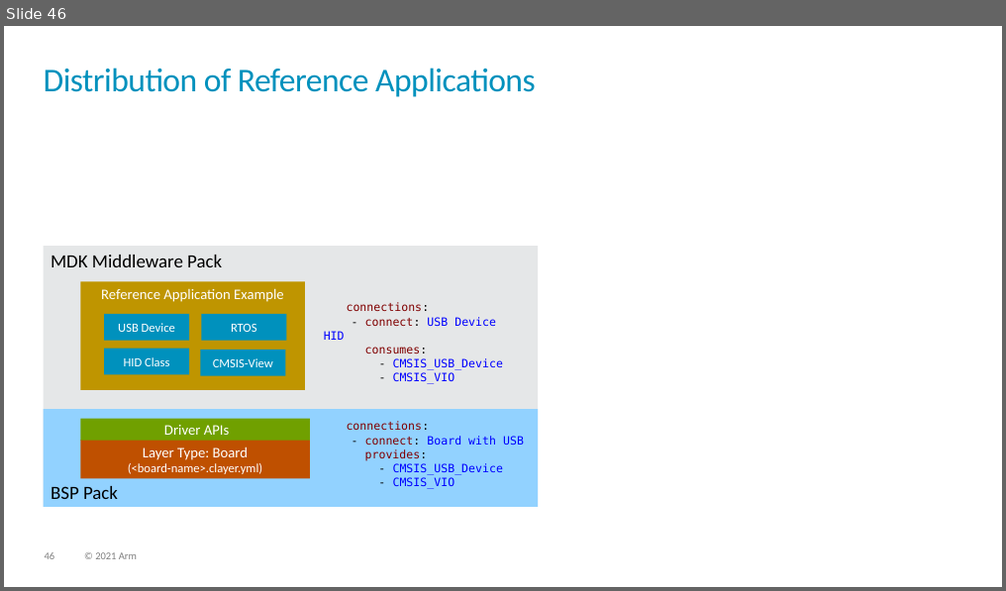
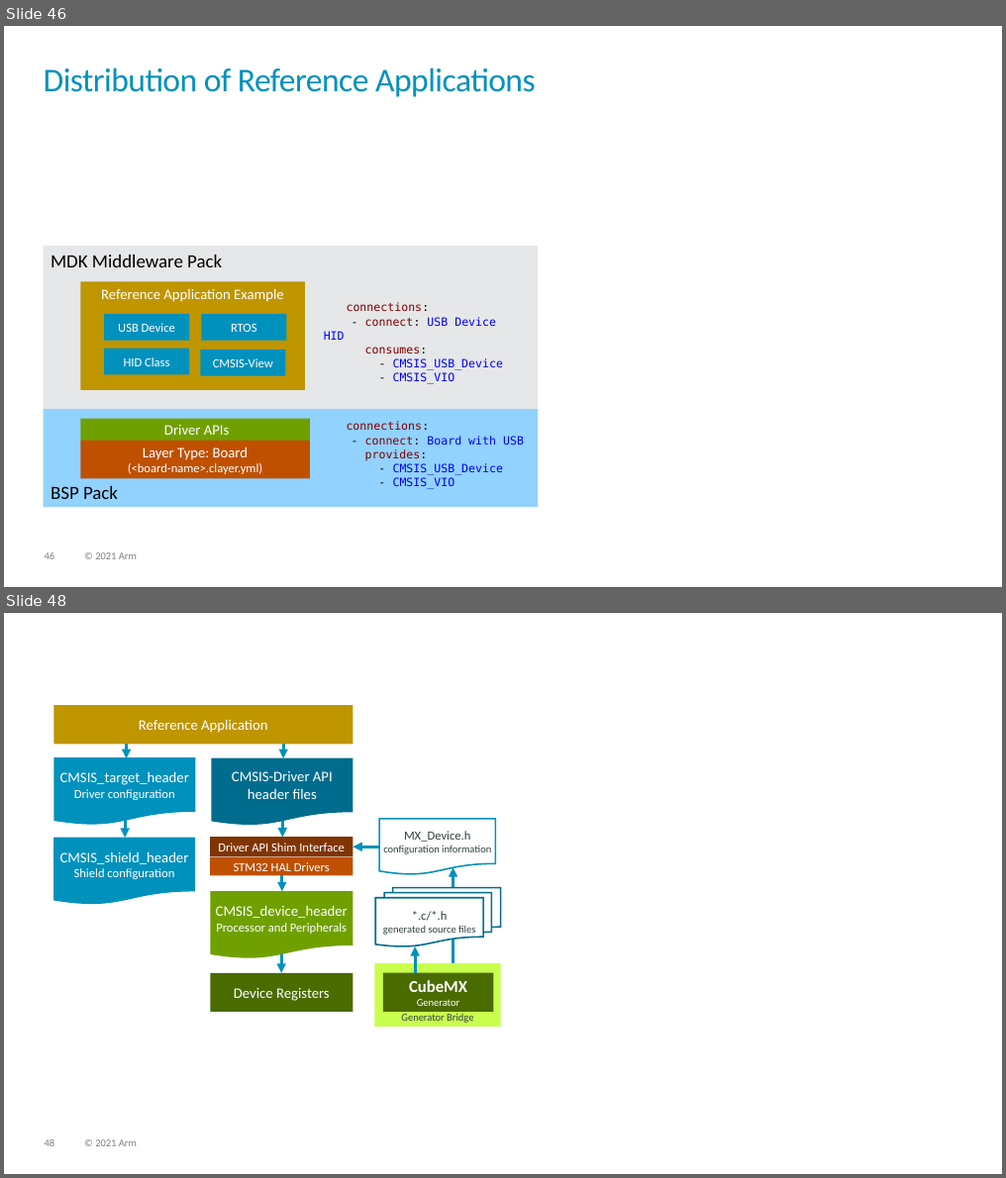
Before and after one commit to Open-CMSIS-Pack/cmsis-toolbox, a slide deck: docs/images/overview.pptx. Shown one above the other, each under a label of ours: slide 46 before the commit, slides 46 and 48 after it; the slides between them are not shown. The pictures are 1006x591 and 1006x1178 pixels, drawn with LibreOffice and Linux fonts; fonts in the diff are those of the drawing. Boxes give left, top, right and bottom in pixels: in the first picture for what was removed or moved away, otherwise in the second. Text is boxed around its words. In the diff, an @@ line names an element or a change of style, - is before the commit and + after.

```diff
--- a/docs/images/overview.pptx
+++ b/docs/images/overview.pptx
@@ slide 48 added at (x1=4, y1=613, x2=1002, y2=1174), background #FFFFFF; not listed: 2 template elements that a slide beside it also shows @@
@@ rectangle added at (x1=54, y1=705, x2=353, y2=744), fill #BF9500, 14 pt, text #FFFFFF @@
+Reference Application
@@ flow chart document added at (x1=54, y1=758, x2=196, y2=825), fill #0091BD, 14 pt, text #FFFFFF @@
+CMSIS_target_header
+Driver configuration
@@ arrow added from (126, 739) to (126, 759), #0091BD 3 pt @@
@@ flow chart document added at (x1=211, y1=759, x2=352, y2=826), fill #006D8E, 14 pt, text #FFFFFF @@
+CMSIS-Driver API
+header files
@@ arrow added from (283, 739) to (283, 759), #0091BD 3 pt @@
@@ arrow added from (126, 817) to (126, 838), #0091BD 3 pt @@
@@ arrow added from (282, 817) to (282, 838), #0091BD 3 pt @@
@@ flow chart document added at (x1=380, y1=819, x2=496, y2=875), outline #0091BD 1.5 pt, 10 pt, text #314341 @@
+MX_Device.h
+configuration information
@@ flow chart document added at (x1=54, y1=838, x2=195, y2=905), fill #0091BD, 14 pt, text #FFFFFF @@
+CMSIS_shield_header
+Shield configuration
@@ rectangle added at (x1=210, y1=837, x2=352, y2=858), fill #803600, 12 pt, text #FFFFFF @@
+Driver API Shim Interface
@@ arrow added from (380, 848) to (352, 848), #0091BD 3 pt @@
@@ rectangle added at (x1=210, y1=858, x2=352, y2=876), fill #BF5000, 12 pt, text #FFFFFF @@
+STM32 HAL Drivers
@@ arrow added from (282, 871) to (282, 891), #0091BD 3 pt @@
@@ arrow added from (453, 967) to (453, 867), #0091BD 3 pt @@
@@ flow chart document added at (x1=211, y1=891, x2=353, y2=959), fill #70A000, 12 pt, text #FFFFFF @@
+CMSIS_device_header
+Processor and Peripherals
@@ flow chart multidocument added at (x1=375, y1=888, x2=500, y2=947), fill #FFFFFF, outline #006D8E 1.5 pt, 10 pt, text #314341 @@
+*.c/*.h
+generated source files
@@ arrow added from (282, 939) to (282, 973), #0091BD 3 pt @@
@@ rectangle added at (x1=374, y1=963, x2=500, y2=1026), fill #C9FF4D, 10 pt, text #333E48 @@
+Generator Bridge
@@ arrow added from (415, 973) to (415, 947), #0091BD 3 pt @@
@@ rectangle added at (x1=211, y1=973, x2=353, y2=1012), fill #4A6B00, 14 pt, text #FFFFFF @@
+Device Registers
@@ rectangle added at (x1=383, y1=973, x2=494, y2=1012), fill #4A6B00, 10 pt, text #FFFFFF @@
+CubeMX
+Generator
```
Also in this commit, not shown: 1 slide changed, 1 other slide added, 3 other files.
